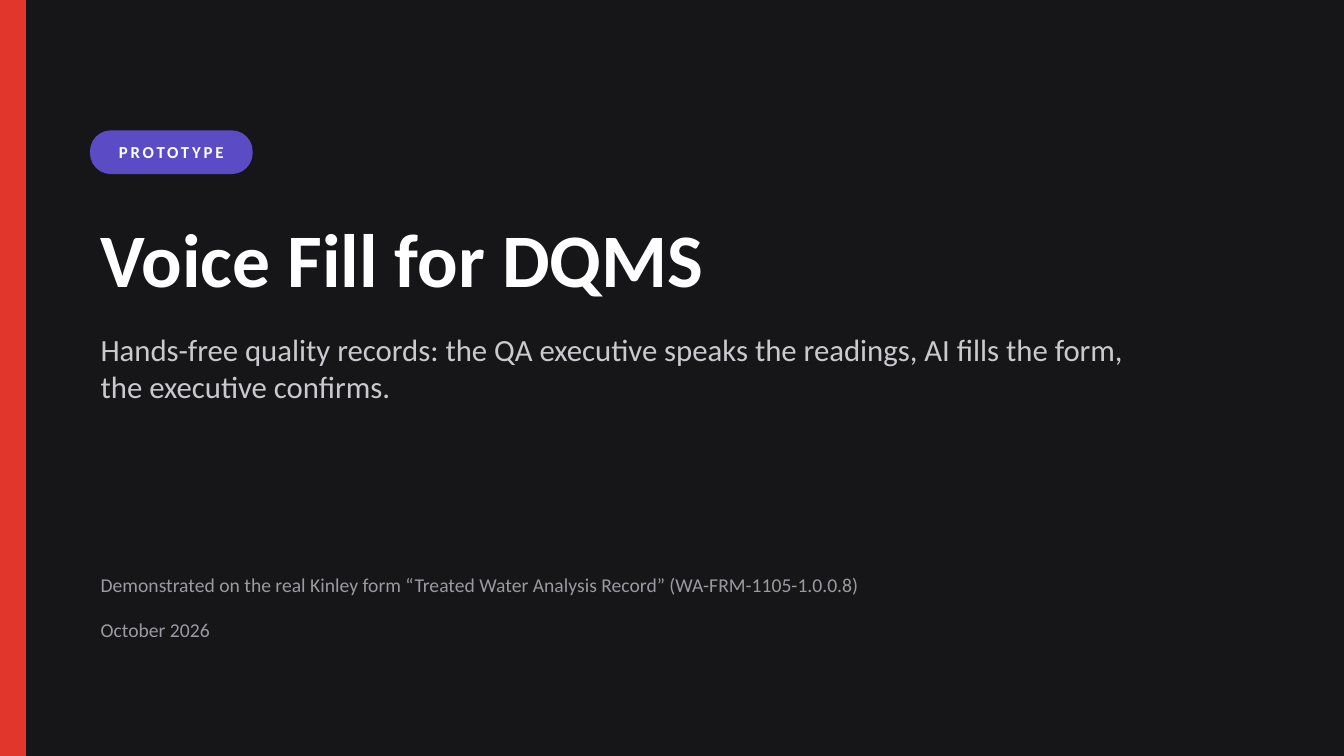
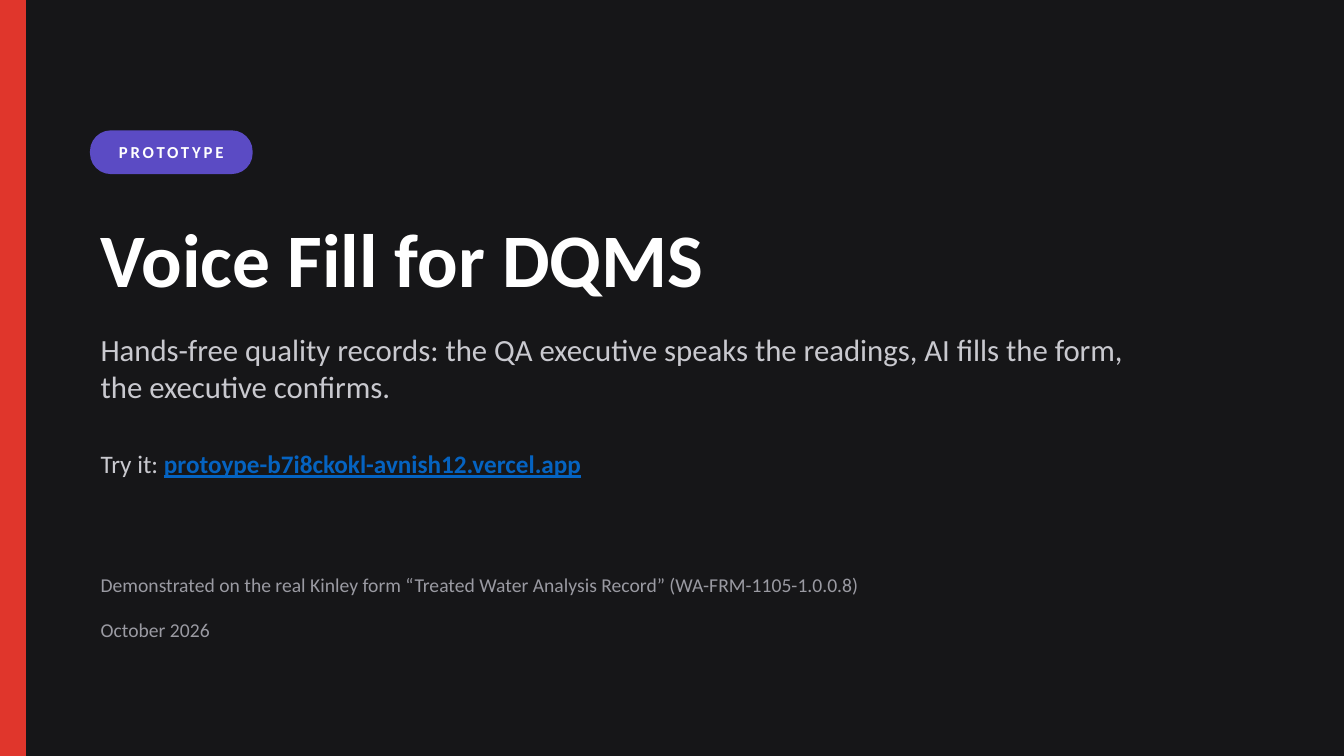
Before and after one commit to avnishUt/Protoype, a slide deck: slide 1 of DQMS-Voice-Fill-Prototype.pptx. Drawn at 1344x756 pixels with LibreOffice and Linux fonts; fonts in the diff are those of the drawing. Boxes give left, top, right and bottom in pixels: in the first picture for what was removed or moved away, otherwise in the second. Text is boxed around its words. In the diff, an @@ line names an element or a change of style, - is before the commit and + after.

```diff
--- a/DQMS-Voice-Fill-Prototype.pptx
+++ b/DQMS-Voice-Fill-Prototype.pptx
@@ text added at bbox=[101, 455, 581, 478], 18 pt, text #0563C1, bold, underline @@
+Try it: protoype-b7i8ckokl-avnish12.vercel.app
```
Also in this commit, not shown: 1 slide added, 2 other files.
